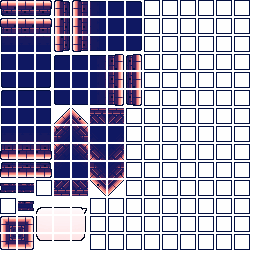
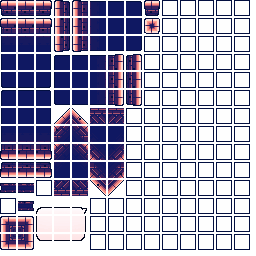
The second (256, 256) image is a revision of the first. Changes to its layers:
painted on "그룹 2 - 고급 개체 그룹" over (144, 0, 160, 34)
